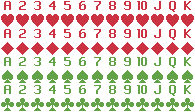
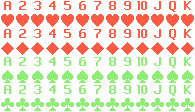
Layer changes from the first 195 × 112 image to the second:
painted on "root Merged" over bbox(1, 1, 194, 111)
